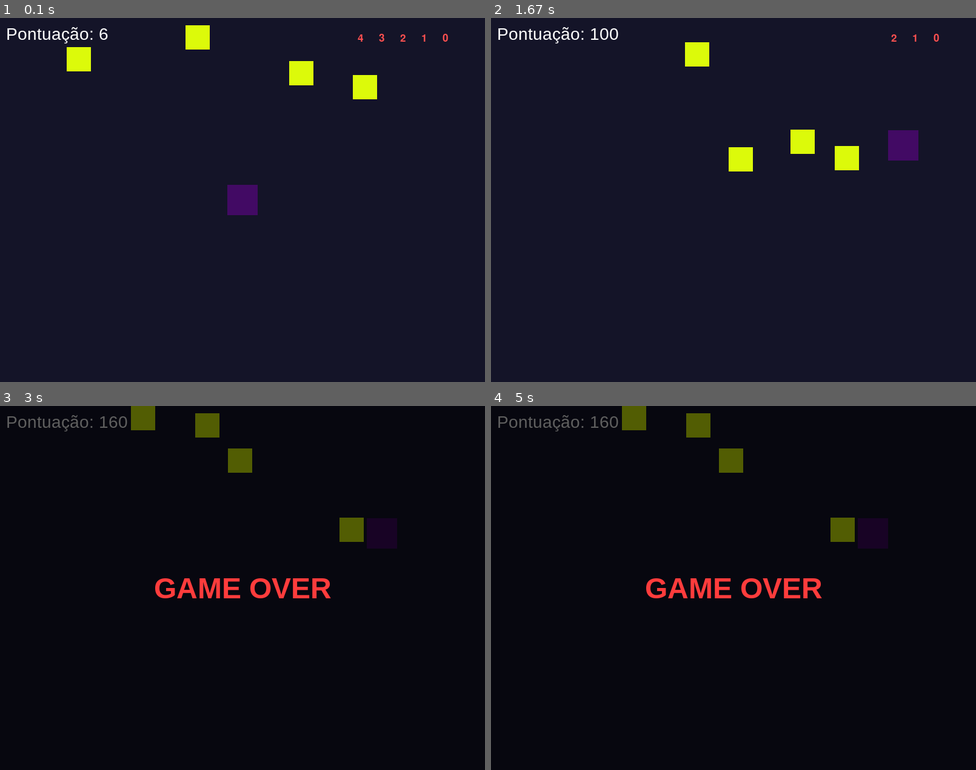
Above: before the commit, frames 1-4 (two rows, left to right).
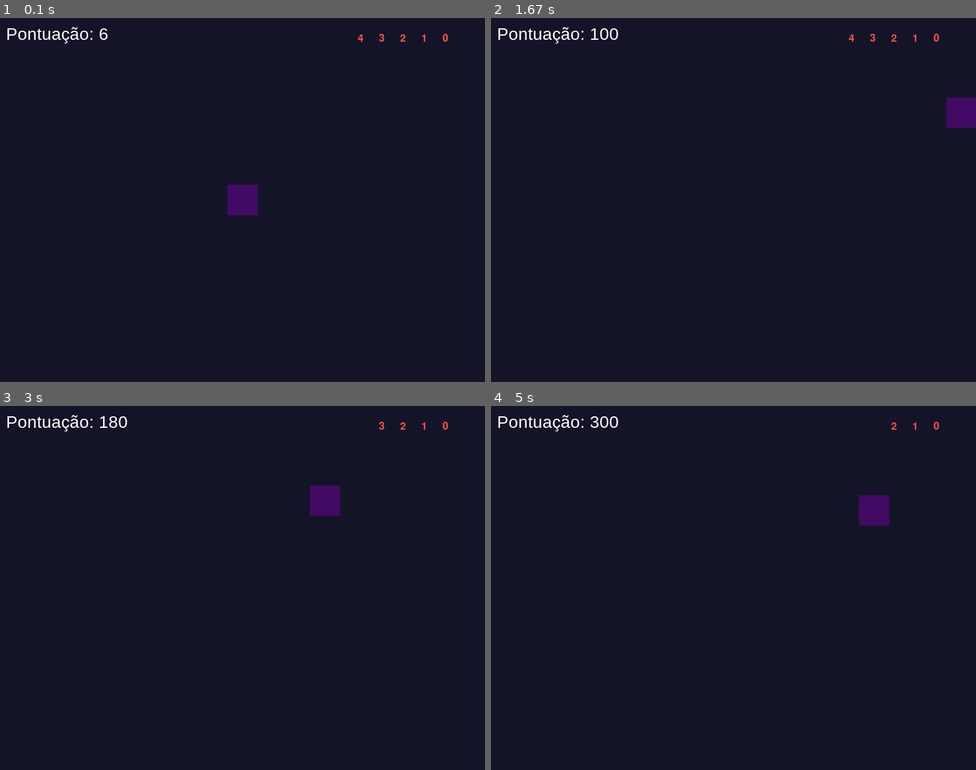
Above: after the commit, the same moments.

Repository: IsaquielNathan/Novas-tec-1s-2026-
Game: pygame game, started from aula-pygames/atividade5.py
The game is run twice, just before and just after one commit, with the same random seed, the same clock (stepped at 60 frames per second) and the same inputs.
Inputs:
- Up to frame 1 (0.1 s): no input
- Up to frame 2 (1.67 s): hold Space 0.33-0.8 s; hold Right 0.33-0.8 s; hold Right 0.83-1.3 s; hold Up 1.33-1.63 s
- Up to frame 3 (3 s): tap Space at 2.17 s; hold Left from 2.5 s (still down)
- Up to frame 4 (5 s): release Left at 3.03 s; hold Down 3.07-3.37 s; hold Left 3.4-3.8 s; hold Up 3.83-4.2 s; hold Right 4.23-4.87 s; hold Down from 4.9 s (still down)

The runs differ from the first frame. In frame 1, 1.3% of the frame differs, in the area x 13-78%, y 2-23%; in frame 2, 2.4%; in frame 3, 99%; in frame 4, 100%, in the area x 0-100%, y 0-100%.

Commit message:
Adicionando ultimos desafios no código pygame

Diff:
--- a/aula-pygames/aula5.py
+++ b/aula-pygames/atividade5.py
@@ -23,7 +23,7 @@
 class Jogador(EntidadeBase):
     def __init__(self, x, y):
         super().__init__(x, y, 50, 50, (66, 10, 100))
-        self.velocidade = 5
+        self.velocidade = 8
 
     def mover(self, teclas):
         # Limita o movimento às bordas da tela
@@ -32,10 +32,22 @@
         if teclas[pygame.K_UP] and self.rect.y > 0: self.rect.y -= self.velocidade
         if teclas[pygame.K_DOWN] and self.rect.y < 550: self.rect.y += self.velocidade
 
+class Bala(EntidadeBase):
+    def __init__(self, x, y):
+        super().__init__(x, y, 10, 20, (255, 255, 0))
+        self.velocidade = 12
+
+    def voar(self):
+        self.rect.y -= self.velocidade
+
+    def fora_da_tela(self):
+        return self.rect.bottom < 0
+
 class Inimigo(EntidadeBase):
     def __init__(self, x, y, velocidade=3):
         super().__init__(x, y, 40, 40, (220, 250, 10))
         self.velocidade = velocidade
+        self.vida = 3
 
     def perseguir(self, alvo):
         """Move o inimigo em direção ao alvo (jogador)."""
@@ -43,6 +55,19 @@
         if self.rect.x > alvo.rect.x: self.rect.x -= self.velocidade
         if self.rect.y < alvo.rect.y: self.rect.y += self.velocidade
         if self.rect.y > alvo.rect.y: self.rect.y -= self.velocidade
+class InimigoRapido(Inimigo):
+    def __init__(self, x, y, velocidade_base=2):
+        super().__init__(x, y, velocidade_base * 2)
+        self.cor = (10, 250, 250)
+
+class InimigoGigante(Inimigo):
+    def __init__(self, x, y, velocidade_base=2):
+        super().__init__(x, y, velocidade_base)
+        self.rect.width = 80
+        self.rect.height = 80
+        self.cor = (250, 150, 10)
+        self.vida = 5
+
 
 def desenhar_hud(tela, estado):
     """Desenha o HUD (Heads-Up Display) do jogo."""
@@ -51,7 +76,7 @@
     fonte = pygame.font.SysFont(None, 25)
 
     for i in range(estado["vidas"]):
-        texto_para_exibir = str(i) # Converte o número para texto
+        texto_para_exibir = str(i)
         imagem_do_texto = fonte.render(texto_para_exibir, True, (255, 80, 80))
         tela.blit (imagem_do_texto, (730 - i*35,25))
 
@@ -68,12 +93,26 @@
 # ==========================================
 # Configuração inicial do Mini-Game
 # ==========================================
+
+
+config_niveis = {
+    1: {"vel_inimigo": 2, "max_inimigos": 3},
+    2: {"vel_inimigo": 3, "max_inimigos": 5},
+    3: {"vel_inimigo": 5, "max_inimigos": 8}
+}
+
 jogador = Jogador(375, 275)
-inimigos = [
-    Inimigo(random.randint(0, 750), random.randint(0, 100), random.randint(2, 4))
-    for _ in range(4)
-]
-estado = {"pontuacao": 0, "vidas": 5, "rodando": True}
+inimigos = []
+balas = []
+
+estado = {
+    "pontuacao": 0,
+    "vidas": 5,
+    "rodando": True,
+    "nivel": 1,
+    "mensagem_nivel": "",
+    "tempo_mensagem": 0
+}
 timer_spawn = 0
 
 while estado["rodando"]:
@@ -82,34 +121,85 @@
             pygame.quit()
             sys.exit()
 
-    # Atualizar
+        if ev.type == pygame.KEYDOWN:
+            if ev.key == pygame.K_SPACE:
+                nova_bala = Bala(jogador.rect.centerx - 5, jogador.rect.top)
+                balas.append(nova_bala)
+
+    # Lógica do Nível
+    novo_nivel = (estado["pontuacao"] // 500) + 1
+    if novo_nivel > estado["nivel"] and novo_nivel <= 3:
+        estado["nivel"] = novo_nivel
+        estado["mensagem_nivel"] = f"Avançou para o Nível {estado['nivel']}!"
+        estado["tempo_mensagem"] = 120
+
+    vel_atual = config_niveis[estado["nivel"]]["vel_inimigo"]
+    max_inimigos_atual = config_niveis[estado["nivel"]]["max_inimigos"]
+
+    # Atualizar Jogador
     teclas = pygame.key.get_pressed()
     jogador.mover(teclas)
 
-    for ini in inimigos:
+    # Atualizar Tiros
+    for b in balas[:]:
+        b.voar()
+        if b.fora_da_tela():
+            balas.remove(b)
+            continue
+
+        for ini in inimigos[:]:
+            if b.colidiu_com(ini):
+                ini.vida -= 1
+                if b in balas: balas.remove(b)
+                if ini.vida <= 0:
+                    estado["pontuacao"] += 50
+                    if ini in inimigos: inimigos.remove(ini)
+                break
+
+    # Atualizar Inimigos
+    for ini in inimigos[:]:
         ini.perseguir(jogador)
         if jogador.colidiu_com(ini):
             estado["vidas"] -= 1
-            ini.rect.topleft = (random.randint(0, 750), 0)
+            if ini in inimigos: inimigos.remove(ini)
             if estado["vidas"] <= 0:
                 estado["rodando"] = False
 
-    # Spawn de novos inimigos a cada 300 frames
+    # Spawn de Inimigos Gigantes e rápidos
     timer_spawn += 1
-    if timer_spawn % 300 == 0:
-        inimigos.append(Inimigo(random.randint(0, 750), 0))
-        estado["pontuacao"] += 50
-
-    estado["pontuacao"] += 1 # +1 ponto por frame sobrevivido
+    if timer_spawn % 100 == 0 and len(inimigos) < max_inimigos_atual:
+        x_spawn = random.choice([-50, 850])
+        y_spawn = random.randint(0, 600)
+
+        tipo_sorteio = random.randint(1, 10)
+        if tipo_sorteio <= 6:
+            novo_inimigo = Inimigo(x_spawn, y_spawn, vel_atual)
+        elif tipo_sorteio <= 8:
+            novo_inimigo = InimigoRapido(x_spawn, y_spawn, vel_atual)
+        else:
+            novo_inimigo = InimigoGigante(x_spawn, y_spawn, vel_atual)
+
+        inimigos.append(novo_inimigo)
+
+    estado["pontuacao"] += 1
 
     # Renderizar
     TELA.fill((20, 20, 40))
     jogador.desenhar(TELA)
 
+    for b in balas:
+        b.desenhar(TELA)
+
     for ini in inimigos:
         ini.desenhar(TELA)
 
-    desenhar_hud(TELA, estado) # função definida anteriormente
+    desenhar_hud(TELA, estado)
+
+    # Desenha o aviso de novo Level
+    if estado["tempo_mensagem"] > 0:
+        texto_avanco = fonte_grande.render(estado["mensagem_nivel"], True, (255, 255, 100))
+        TELA.blit(texto_avanco, texto_avanco.get_rect(center=(400, 150)))
+        estado["tempo_mensagem"] -= 1
 
     pygame.display.flip()
     CLOCK.tick(60)
